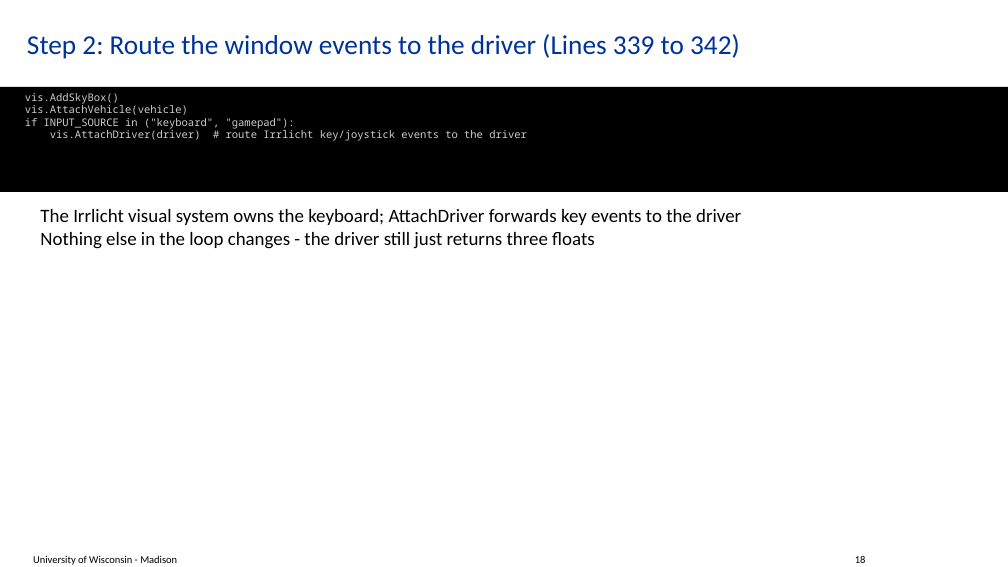
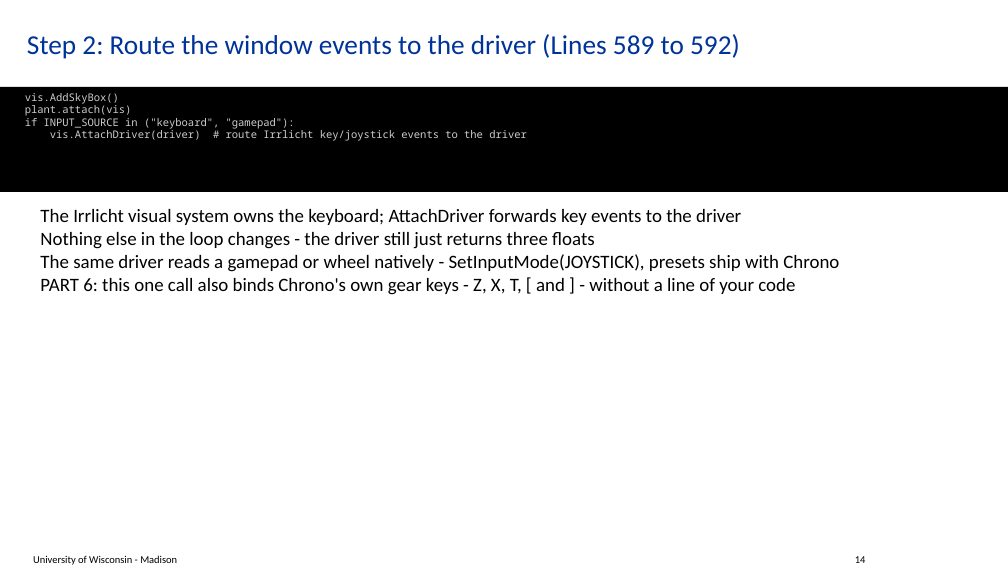
Before and after one commit to ksha23/chrono-hil-tutorial, a slide deck: slide 14 of tutorial_HIL_driver.pptx (slide 18 before the commit). Drawn at 1008x567 pixels with LibreOffice and Linux fonts; fonts in the diff are those of the drawing; background and template pictures are left out. Boxes give left, top, right and bottom in pixels: in the first picture for what was removed or moved away, otherwise in the second. Text is boxed around its words. In the diff, an @@ line names an element or a change of style, - is before the commit and + after.

```diff
--- a/tutorial_HIL_driver.pptx
+++ b/tutorial_HIL_driver.pptx
@@ title at (27, 34, 740, 59): text changed @@
-Step 2: Route the window events to the driver (Lines 339 to 342)
+Step 2: Route the window events to the driver (Lines 589 to 592)
@@ text in rectangle at (25, 103, 132, 116): text changed @@
-vis.AttachVehicle(vehicle)
+plant.attach(vis)
@@ text at (40, 254, 839, 295): paragraphs added @@
+The same driver reads a gamepad or wheel natively - SetInputMode(JOYSTICK), presets ship with Chrono
+PART 6: this one call also binds Chrono's own gear keys - Z, X, T, [ and ] - without a line of your code
@@ text at (855, 556, 866, 563): text changed @@
-18
+14
```
Also in this commit, not shown: 20 other slides changed, 5 slides added, 25 slides removed, 5 other files.
